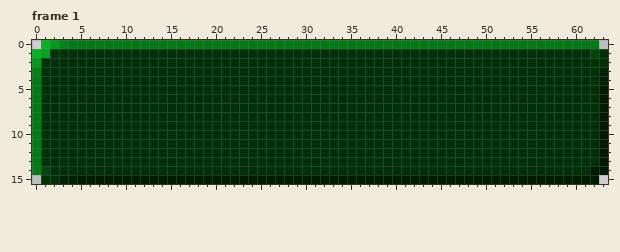
Two versions of one pixel-art file, Assets/Sprites/VSAI.aseprite. This is how it looked before the edit.
64x16 pixels, 1 frame. Colours within 5 levels of each other are drawn and written as one. Shown: frame 1. The commit also changed other frames, which this record leaves out.
After the commit:
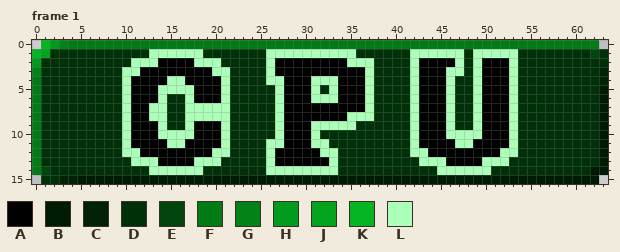
Palette (. is transparent): A #000000  B #001b04  C #002205  D #003008  E #01440c  F #027a16  G #028218  H #039b1d  J #03a31e  K #04b422  L #abffb9
The exact change:
layer "レイヤー 2" added
Frame 1, layer "レイヤー 2":
Colour D becomes colour A in row 2 at x 14 to 17, 27 to 34, 43 to 46 and 50 to 52; in row 3 at x 12 to 19, 27 to 36, 43 to 45 and 50 to 52; in row 4 at x 11 to 14, 17 to 20, 28 to 30, 34 to 36, 43 to 45 and 50 to 52; in rows 5 to 6 at x 11 to 13, 18 to 20, 28 to 30, 34 to 36, 43 to 45 and 50 to 52; in row 7 at x 11 to 12, 28 to 36, 43 to 45 and 50 to 52; in row 8 at x 11 to 12, 28 to 34, 43 to 45 and 50 to 52.
Colour D becomes colour A in rows 9 to 10 at x 11 to 13, 18 to 20, 28 to 30, 43 to 45 and 50 to 52; in row 11 at x 11 to 14, 17 to 20, 28 to 30, 43 to 46 and 49 to 52; in row 12 at x 12 to 19, 27 to 31 and 44 to 51; in row 13 at x 14 to 17, 27 to 32 and 46 to 49.
Colour D becomes colour L in row 1 at x 13 to 18, 26 to 35, 42 to 47 and 49 to 53; in row 2 at x 11 to 13, 18 to 20, 26, 35 to 37, 42, 47, 49 and 53; in row 3 at x 10 to 11, 20 to 21, 26, 37, 42, 46 to 47, 49 and 53; in row 4 at x 10, 15 to 16, 21, 26 to 27, 31 to 33, 37, 42, 46, 49 and 53; in row 5 at x 10, 14 to 17, 21, 27, 31, 33, 37, 42, 46, 49 and 53; in row 6 at x 10, 14, 17, 21, 27, 31 to 33, 37, 42, 46, 49 and 53.
Colour D becomes colour L in row 7 at x 10, 13 to 14, 17 to 21, 27, 37, 42, 46, 49 and 53; in row 8 at x 10, 13 to 14, 17 to 21, 27, 35 to 37, 42, 46, 49 and 53; in row 9 at x 10, 14, 17, 21, 27, 31 to 35, 42, 46, 49 and 53; in row 10 at x 10, 14 to 17, 21, 27, 31, 42, 46 to 49 and 53; in row 11 at x 10, 15 to 16, 21, 26 to 27, 31 to 32, 42, 47 to 48 and 53; in row 12 at x 10 to 11, 20 to 21, 26, 32 to 33, 42 to 43 and 52 to 53.
Colour D becomes colour L in row 13 at x 11 to 13, 18 to 20, 26, 33, 43 to 45 and 50 to 52; in row 14 at x 13 to 18, 26 to 33 and 45 to 50.
